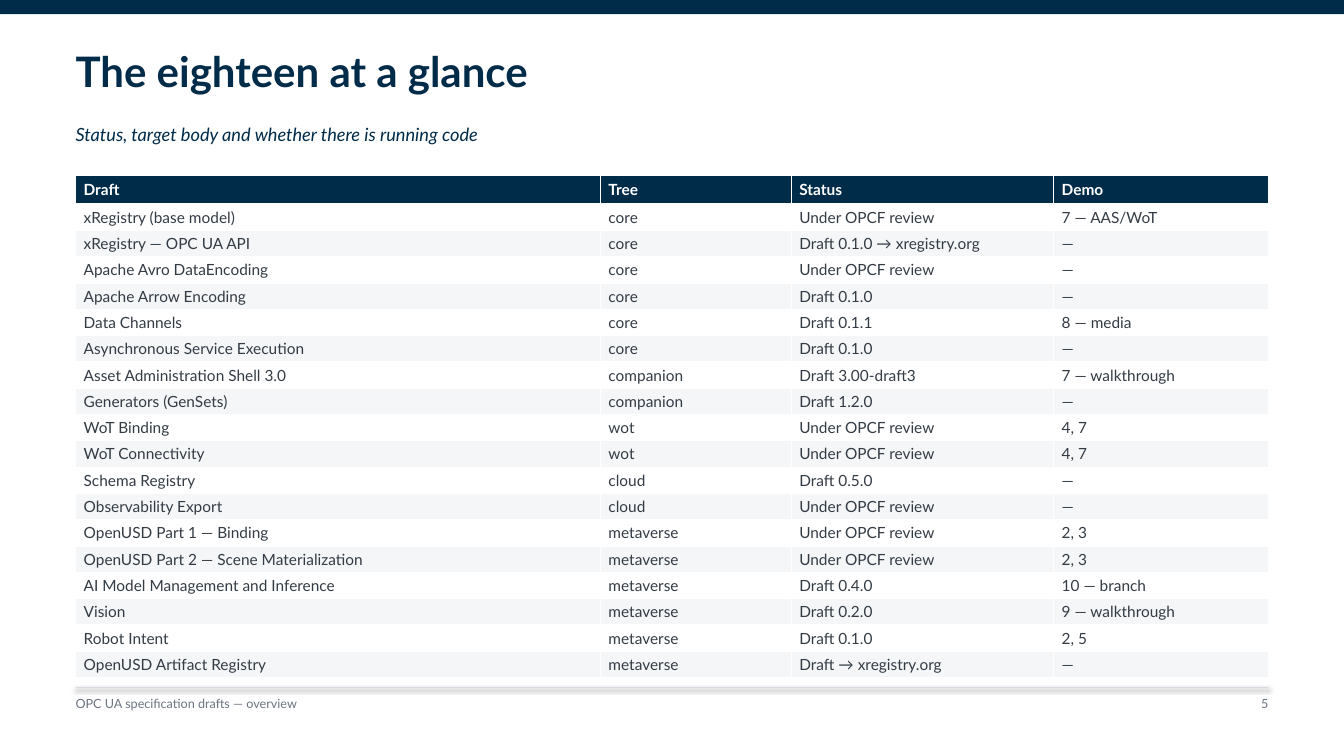
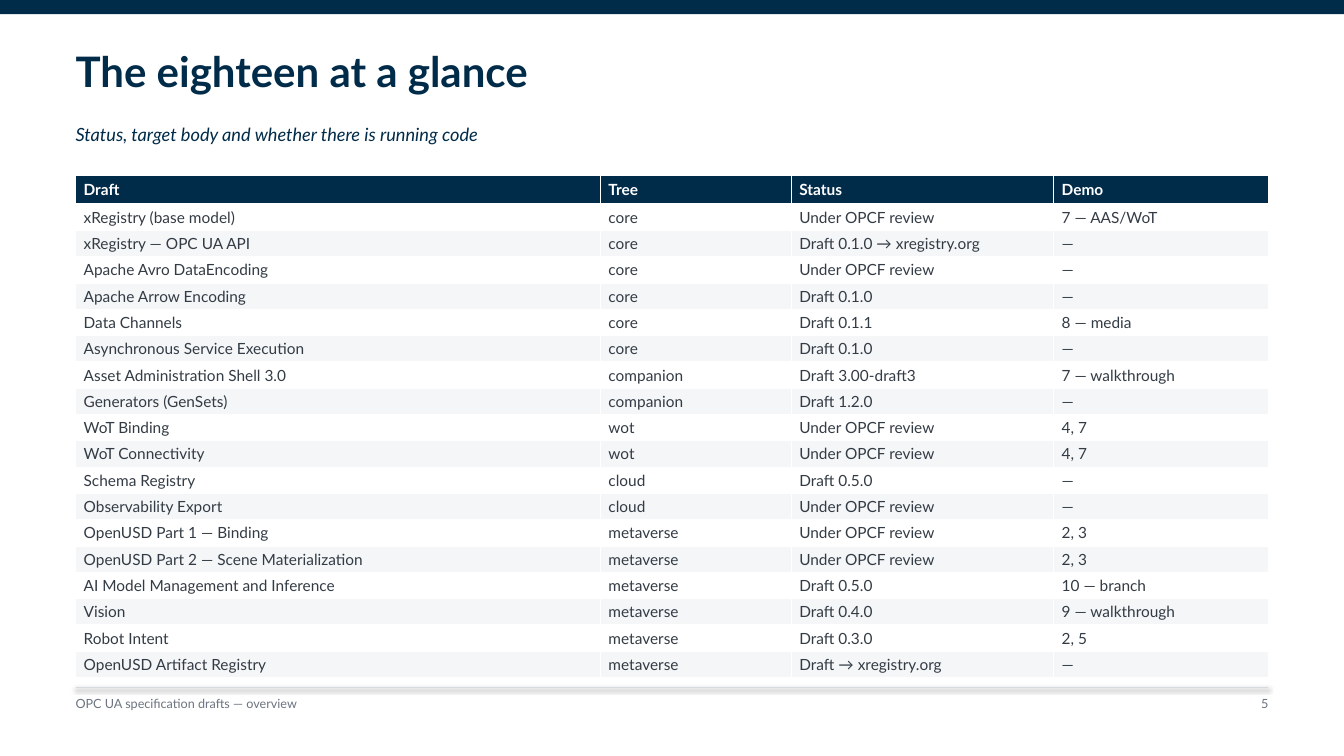
Before and after one commit to marcschier/opcua-drafts, a slide deck: slide 5 of decks/OPC-UA-Drafts-Overview.pptx. Drawn at 1344x756 pixels with LibreOffice and Linux fonts; fonts in the diff are those of the drawing. Boxes give left, top, right and bottom in pixels: in the first picture for what was removed or moved away, otherwise in the second. Text is boxed around its words. In the diff, an @@ line names an element or a change of style, - is before the commit and + after.

```diff
--- a/decks/OPC-UA-Drafts-Overview.pptx
+++ b/decks/OPC-UA-Drafts-Overview.pptx
@@ table at (76, 175, 1268, 677) @@
-row 16, column 3: Draft 0.4.0
+row 16, column 3: Draft 0.5.0
-row 17, column 3: Draft 0.2.0
+row 17, column 3: Draft 0.4.0
-row 18, column 3: Draft 0.1.0
+row 18, column 3: Draft 0.3.0
```
Also in this commit, not shown: 7 other slides changed, 11 other files.
